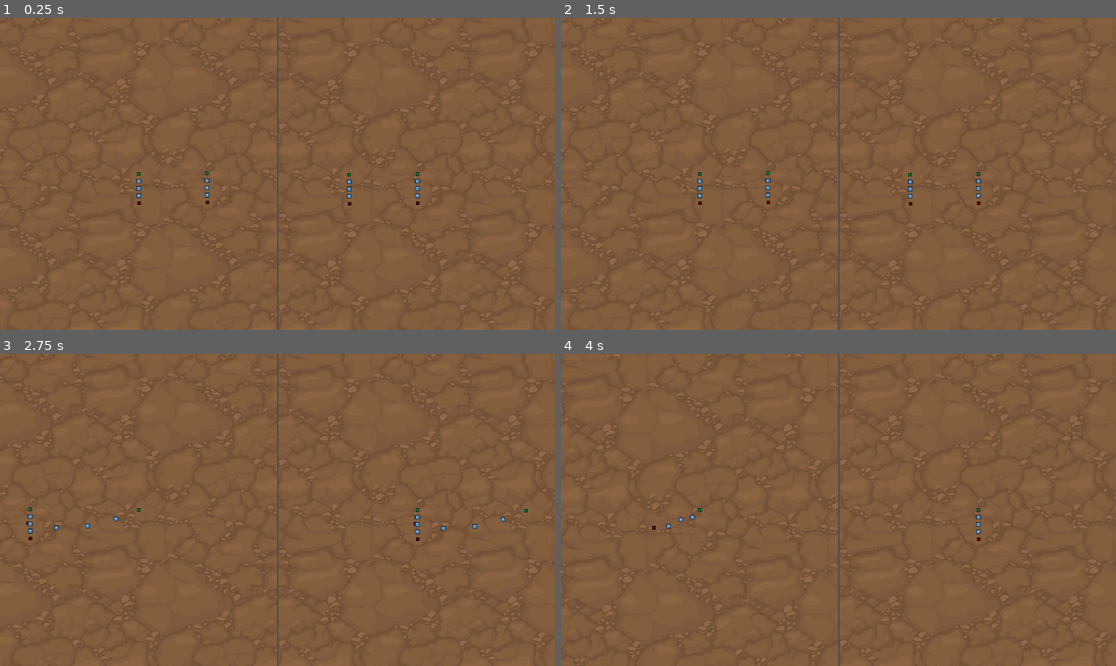
Above: before the commit, frames 1-4 (two rows, left to right).
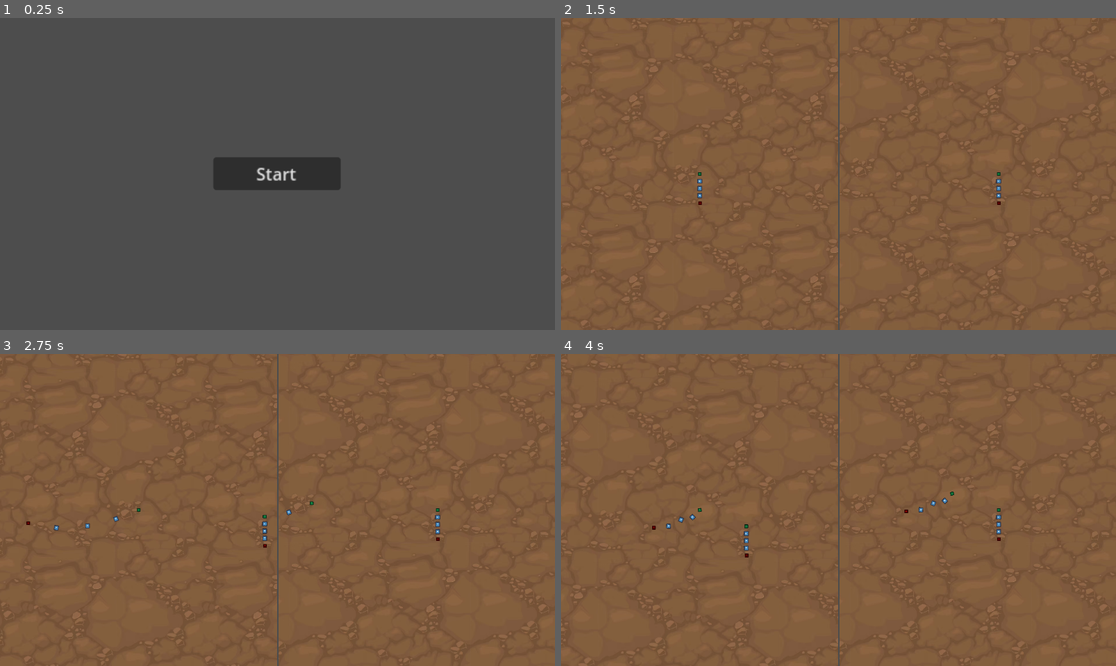
Above: after the commit, the same moments.

Repository: noahwu8888/game-jam-2024-spring
Game: Godot game, scene res://Scenes/Game.tscn
The game is run twice, just before and just after one commit, with the same random seed, the same clock (stepped at 60 frames per second) and the same inputs. The engine's default icon, where the game draws it, is replaced by a stand-in: a white triangle on a blue panel in a dark square.
Inputs (mouse positions are in pixels of both pictures, inside the frame that each line leads up to):
- Up to frame 1 (0.25 s): no input
- Up to frame 2 (1.5 s): click (838, 174) at 0.5 s, where only the run after the commit has a clickable "Start"; tap Enter at 1.25 s
- Up to frame 3 (2.75 s): tap Space at 2 s
- Up to frame 4 (4 s): no input

The runs differ from the first frame. In frame 1, 100% of the frame differs, in the area x 0-100%, y 0-100%; in frame 2, 1.0%; in frame 3, 1.1%; in frame 4, 1.0%.

Commit message:
Basic Reload

Diff:
--- a/Characters/player.gd
+++ b/Characters/player.gd
@@ -1,4 +1,5 @@
 extends CharacterBody2D
+
 
 @onready var head_sprite = $HeadSprite
 @onready var head = $"."
@@ -49,9 +50,10 @@
 func _physics_process(delta: float) -> void:
 	var input_vector: Vector2 = Vector2.ZERO
 
-	input_vector.x = Input.get_action_strength(player_num + "_move_right") - Input.get_action_strength(player_num + "_move_left")
-	input_vector.y = Input.get_action_strength(player_num + "_move_down") - Input.get_action_strength(player_num + "_move_up")
-	input_vector = input_vector.normalized()
+	if GameManager.can_move:
+		input_vector.x = Input.get_action_strength(player_num + "_move_right") - Input.get_action_strength(player_num + "_move_left")
+		input_vector.y = Input.get_action_strength(player_num + "_move_down") - Input.get_action_strength(player_num + "_move_up")
+		input_vector = input_vector.normalized()
 
 		# Apply stop drag if not moving
 	if not is_dashing:
@@ -156,3 +158,4 @@
 func _on_player_tail_body_entered(body):
 	if(body is CharacterBody2D and body != head):
 		print("End Game")
+		GameManager.end_game()
--- a/Characters/player2.gd
+++ b/Characters/player2.gd
@@ -15,9 +15,10 @@
 	var input_vector: Vector2 = Vector2.ZERO
 
 	# Getting the directional input from the player
-	input_vector.x = Input.get_action_strength(player_num + "_move_right2") - Input.get_action_strength(player_num + "_move_left2")
-	input_vector.y = Input.get_action_strength(player_num + "_move_down2") - Input.get_action_strength(player_num + "_move_up2")
-	input_vector = input_vector.normalized()
+	if GameManager.can_move:
+		input_vector.x = Input.get_action_strength(player_num + "_move_right2") - Input.get_action_strength(player_num + "_move_left2")
+		input_vector.y = Input.get_action_strength(player_num + "_move_down2") - Input.get_action_strength(player_num + "_move_up2")
+		input_vector = input_vector.normalized()
 
 	# Calculate target velocity based on input direction
 	var target_velocity = input_vector * max_speed
--- a/Scenes/Game.gd
+++ b/Scenes/Game.gd
@@ -1,4 +1,8 @@
 extends Node
+
+@onready var game_screen = $HBoxContainer
+@onready var title_screen = $TitleScreen
+@onready var button = $TitleScreen/Button
 
 @onready var players := {
 	"1": {
@@ -20,3 +24,19 @@
 		var remote_transform := RemoteTransform2D.new()
 		remote_transform.remote_path = node.camera.get_path()
 		node.player.add_child(remote_transform)
+
+	# Push items to GameManager
+	GameManager.game_screen = self
+
+func start_game():
+	title_screen.visible = false
+	game_screen.visible = true
+	GameManager.can_move = true
+func end_game():
+	title_screen.visible = true
+	game_screen.visible = false
+	GameManager.can_move = false
+
+
+func _on_button_pressed():
+	start_game()
--- a/Scenes/Game.tscn
+++ b/Scenes/Game.tscn
@@ -7,6 +7,7 @@
 script = ExtResource("1_3xtsx")
 
 [node name="HBoxContainer" type="HBoxContainer" parent="."]
+visible = false
 offset_right = 40.0
 offset_bottom = 40.0
 
@@ -16,11 +17,15 @@
 [node name="SubViewport" type="SubViewport" parent="HBoxContainer/SubViewportContainer"]
 handle_input_locally = false
 size = Vector2i(960, 1080)
-render_target_update_mode = 4
+render_target_update_mode = 0
 
 [node name="Node2D" parent="HBoxContainer/SubViewportContainer/SubViewport" instance=ExtResource("1_g0x63")]
 
 [node name="Camera2D" type="Camera2D" parent="HBoxContainer/SubViewportContainer/SubViewport"]
+limit_left = -1000
+limit_top = -1000
+limit_right = 1000
+limit_bottom = 1000
 
 [node name="SubViewportContainer2" type="SubViewportContainer" parent="HBoxContainer"]
 layout_mode = 2
@@ -28,6 +33,38 @@
 [node name="SubViewport" type="SubViewport" parent="HBoxContainer/SubViewportContainer2"]
 handle_input_locally = false
 size = Vector2i(960, 1080)
-render_target_update_mode = 4
+render_target_update_mode = 0
 
 [node name="Camera2D" type="Camera2D" parent="HBoxContainer/SubViewportContainer2/SubViewport"]
+limit_left = -1000
+limit_top = -1000
+limit_right = 1000
+limit_bottom = 1000
+
+[node name="TitleScreen" type="Control" parent="."]
+layout_mode = 3
+anchors_preset = 15
+anchor_right = 1.0
+anchor_bottom = 1.0
+offset_right = -1880.0
+offset_bottom = -1040.0
+grow_horizontal = 2
+grow_vertical = 2
+
+[node name="Sprite2D" type="Sprite2D" parent="TitleScreen"]
+position = Vector2(959, 224)
+
+[node name="Button" type="Button" parent="TitleScreen"]
+layout_mode = 1
+anchors_preset = -1
+anchor_right = 21.833
+anchor_bottom = 10.177
+offset_left = 738.0
+offset_top = 482.0
+offset_right = -15.235
+offset_bottom = 105.92
+scale = Vector2(3.67, 3.67)
+text = "Start"
+icon_alignment = 1
+
+[connection signal="pressed" from="TitleScreen/Button" to="." method="_on_button_pressed"]
--- /dev/null
+++ b/Scenes/GameManager.gd
@@ -0,0 +1,11 @@
+extends Node
+
+var game_screen
+var back_end
+var can_move = false
+
+
+
+func end_game():
+	game_screen.end_game()
+	back_end.respawn()
--- /dev/null
+++ b/Scenes/back_end.gd
@@ -0,0 +1,23 @@
+extends Node2D
+
+@onready var p1 = $Player1
+@onready var p2 = $Player2
+
+var p1_spawn
+var p2_spawn
+
+# Called when the node enters the scene tree for the first time.
+func _ready():
+	GameManager.back_end = self
+	p1_spawn = p1.global_position
+	p2_spawn = p2.global_position
+
+func respawn():
+	p1.global_position = p1_spawn
+	p2.global_position = p2_spawn
+	for child in p1.get_children():
+		if child is RigidBody2D:
+			child.global_position = p1_spawn
+	for child in p2.get_children():
+		if child is RigidBody2D:
+			child.global_position = p2_spawn
--- a/Scenes/main.tscn
+++ b/Scenes/main.tscn
@@ -1,6 +1,7 @@
-[gd_scene load_steps=6 format=3 uid="uid://bj032pb7i6qnl"]
+[gd_scene load_steps=7 format=3 uid="uid://bj032pb7i6qnl"]
 
 [ext_resource type="PackedScene" uid="uid://bcu48fu3o1erv" path="res://Characters/player.tscn" id="1_pucg1"]
+[ext_resource type="Script" path="res://Scenes/back_end.gd" id="1_ry06c"]
 [ext_resource type="Texture2D" uid="uid://bgrwg3hakm5st" path="res://art/background/dirt.png" id="2_rad5m"]
 
 [sub_resource type="RectangleShape2D" id="RectangleShape2D_fadba"]
@@ -10,11 +11,13 @@
 [sub_resource type="CircleShape2D" id="CircleShape2D_02v2u"]
 
 [node name="Node2D" type="Node2D"]
+script = ExtResource("1_ry06c")
 
 [node name="Player1" parent="." instance=ExtResource("1_pucg1")]
+position = Vector2(-457, -57)
 
 [node name="Player2" parent="." instance=ExtResource("1_pucg1")]
-position = Vector2(236, -2)
+position = Vector2(590, -34)
 player_num = "p2"
 
 [node name="Dirt" type="Sprite2D" parent="."]
--- a/project.godot
+++ b/project.godot
@@ -14,6 +14,10 @@
 run/main_scene="res://Scenes/Game.tscn"
 config/features=PackedStringArray("4.2", "Forward Plus")
 config/icon="res://icon.svg"
+
+[autoload]
+
+GameManager="*res://Scenes/GameManager.gd"
 
 [display]
 
